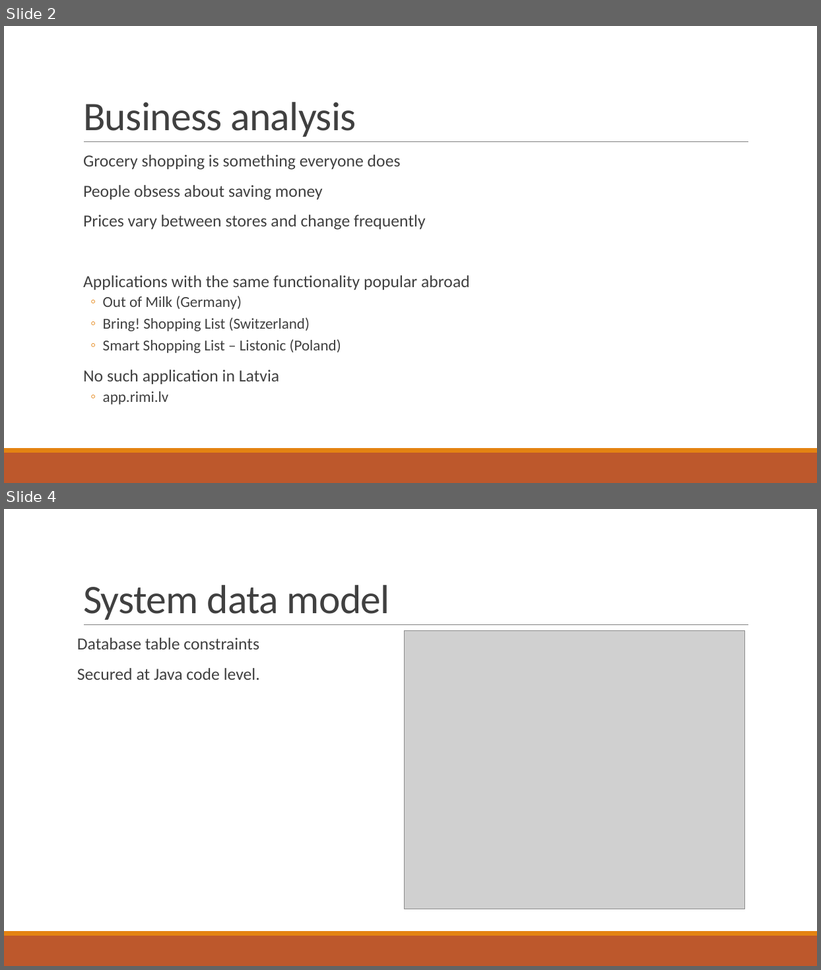
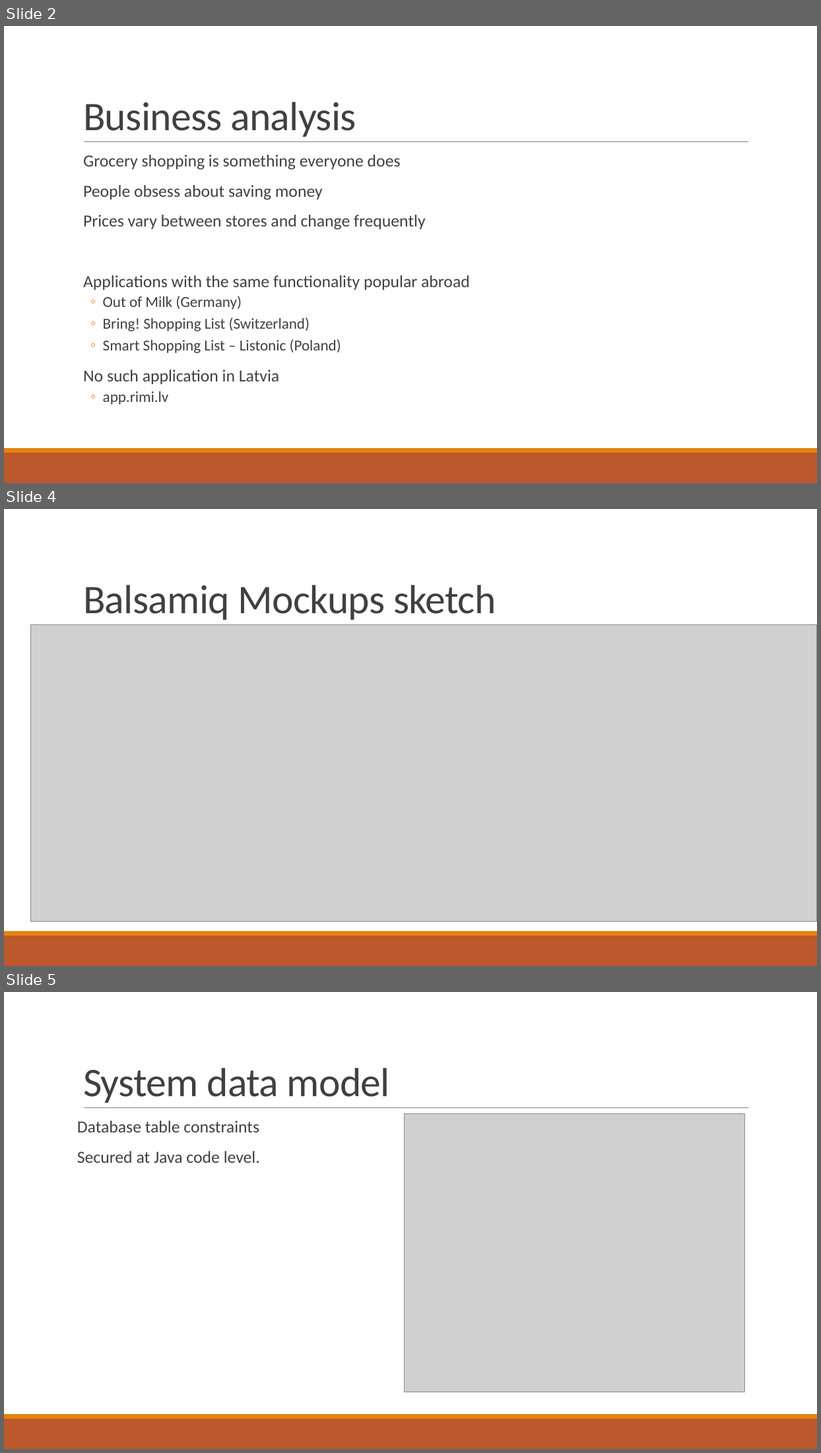
Before and after one commit to bricht/piens-un-maize, a slide deck: presentation/MilknBread.pptx. Shown one above the other, each under a label of ours: slides 2 and 4 before the commit, slides 2, 4 and 5 after it; the slides between them are not shown. The pictures are 821x970 and 821x1453 pixels, drawn with LibreOffice and Linux fonts; fonts in the diff are those of the drawing; grey boxes stand for pictures. Boxes give left, top, right and bottom in pixels: in the first picture for what was removed or moved away, otherwise in the second. Text is boxed around its words. In the diff, an @@ line names an element or a change of style, - is before the commit and + after.

```diff
--- a/presentation/MilknBread.pptx
+++ b/presentation/MilknBread.pptx
@@ slide 4 added at bbox=[4, 509, 817, 966], background #FFFFFF; not listed: 3 template elements that a slide beside it also shows @@
@@ title added at bbox=[83, 585, 496, 620], 48 pt, text #404040 @@
+Balsamiq Mockups sketch
@@ picture added at bbox=[31, 625, 817, 922] @@
@@ what was slide 4 is now slide 5 @@
```
Also in this commit, not shown: 3 slides changed, 1 other file.
